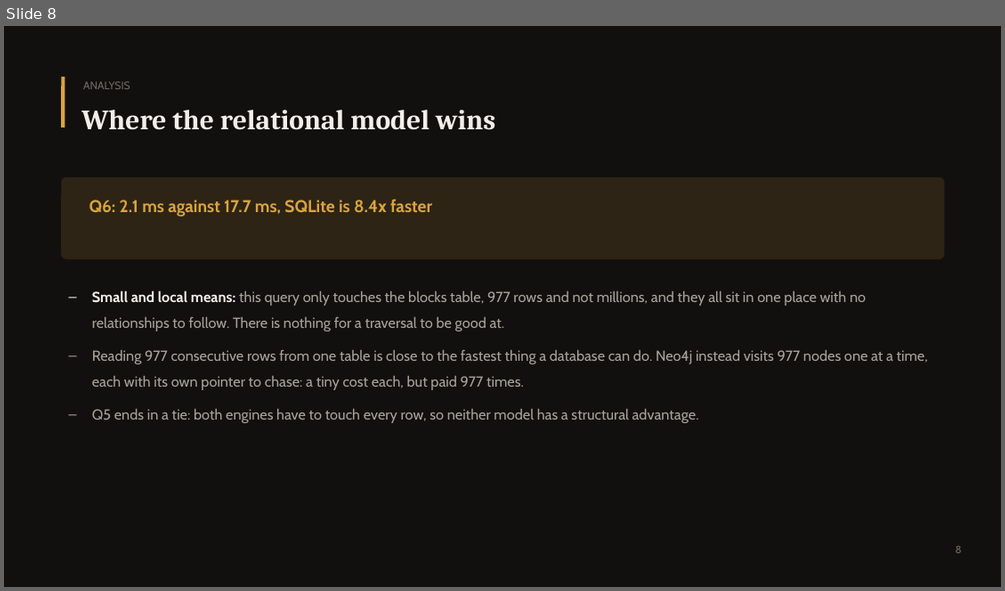
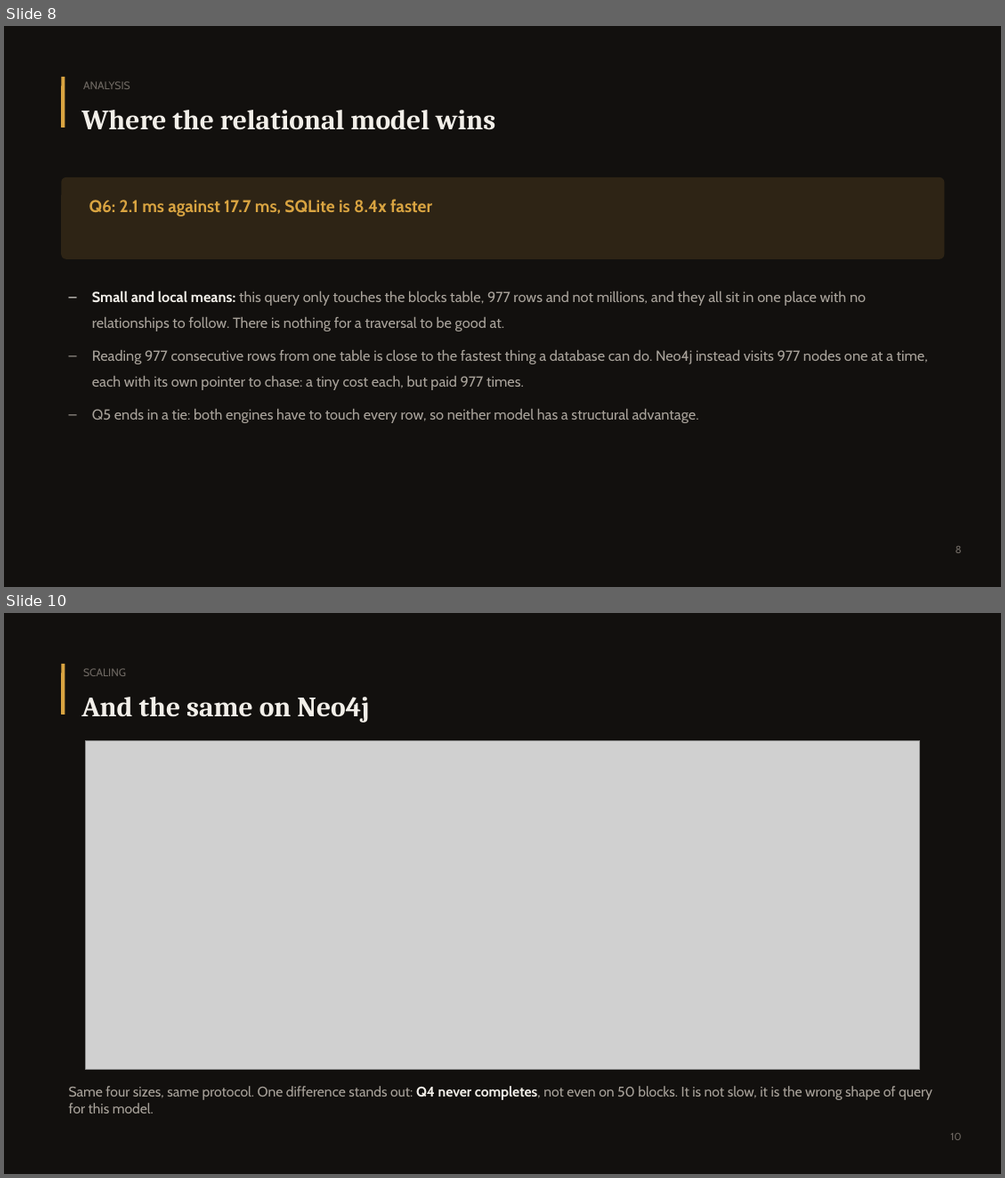
Before and after one commit to damspada/graph-relational-bitcoin-analyzer-project, a slide deck: presentation/NodeCoin - Damiano Spadaccini.pptx. Shown one above the other, each under a label of ours: slide 8 before the commit, slides 8 and 10 after it; the slides between them are not shown. The pictures are 1005x591 and 1005x1178 pixels, drawn with LibreOffice and Linux fonts; fonts in the diff are those of the drawing; grey boxes stand for pictures. Boxes give left, top, right and bottom in pixels: in the first picture for what was removed or moved away, otherwise in the second. Text is boxed around its words. In the diff, an @@ line names an element or a change of style, - is before the commit and + after.

Commit message:
Scalability curves for Neo4j, matching the SQLite ones run_scaling_neo4j.py measures load, clustering and the 8 queries on thesame four sizes.

```diff
--- a/presentation/NodeCoin - Damiano Spadaccini.pptx
+++ b/presentation/NodeCoin - Damiano Spadaccini.pptx
@@ slide 10 added at [4,613,1001,1174], background #12100E @@
@@ rounded rectangle added at [62,664,65,714], fill #D9A441 @@
@@ text added at [83,668,126,676], 10.5 pt, text #6E6862 @@
+SCALING
@@ text added at [81,697,369,722], 27 pt, text #F2EFE9, bold @@
+And the same on Neo4j
@@ picture added at [86,741,919,1070] @@
@@ text added at [69,1086,932,1113], 13.5 pt, text #A8A29A @@
+Same four sizes, same protocol. One difference stands out: Q4 never completes, not even on 50 blocks. It is not slow, it is the wrong shape of query for this model.
@@ text added at [950,1133,961,1140], 10 pt, text #6E6862 @@
+10
```
Also in this commit, not shown: 4 slides changed, 2 other slides added, 7 other files.
